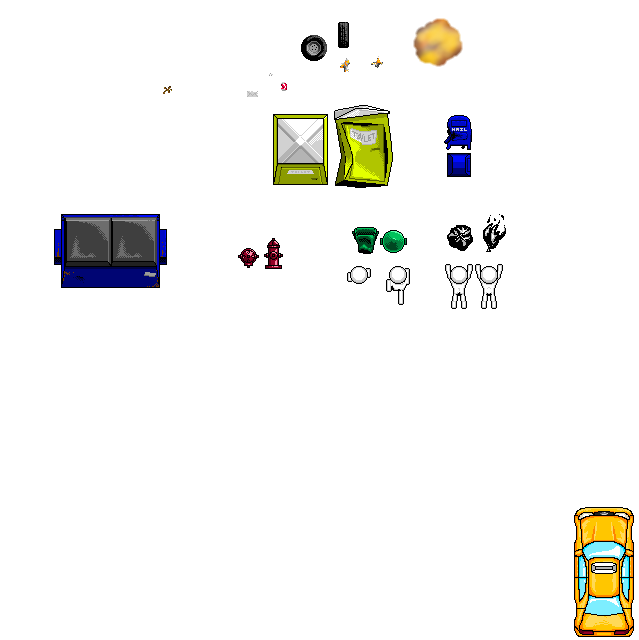
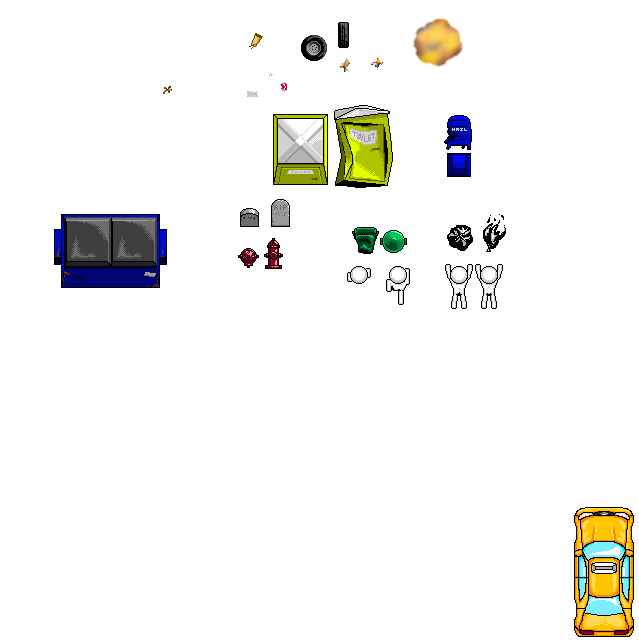
Layer changes from the first 639×640 image to the second:
painted on "Layer 10" over [240, 33, 290, 227]
